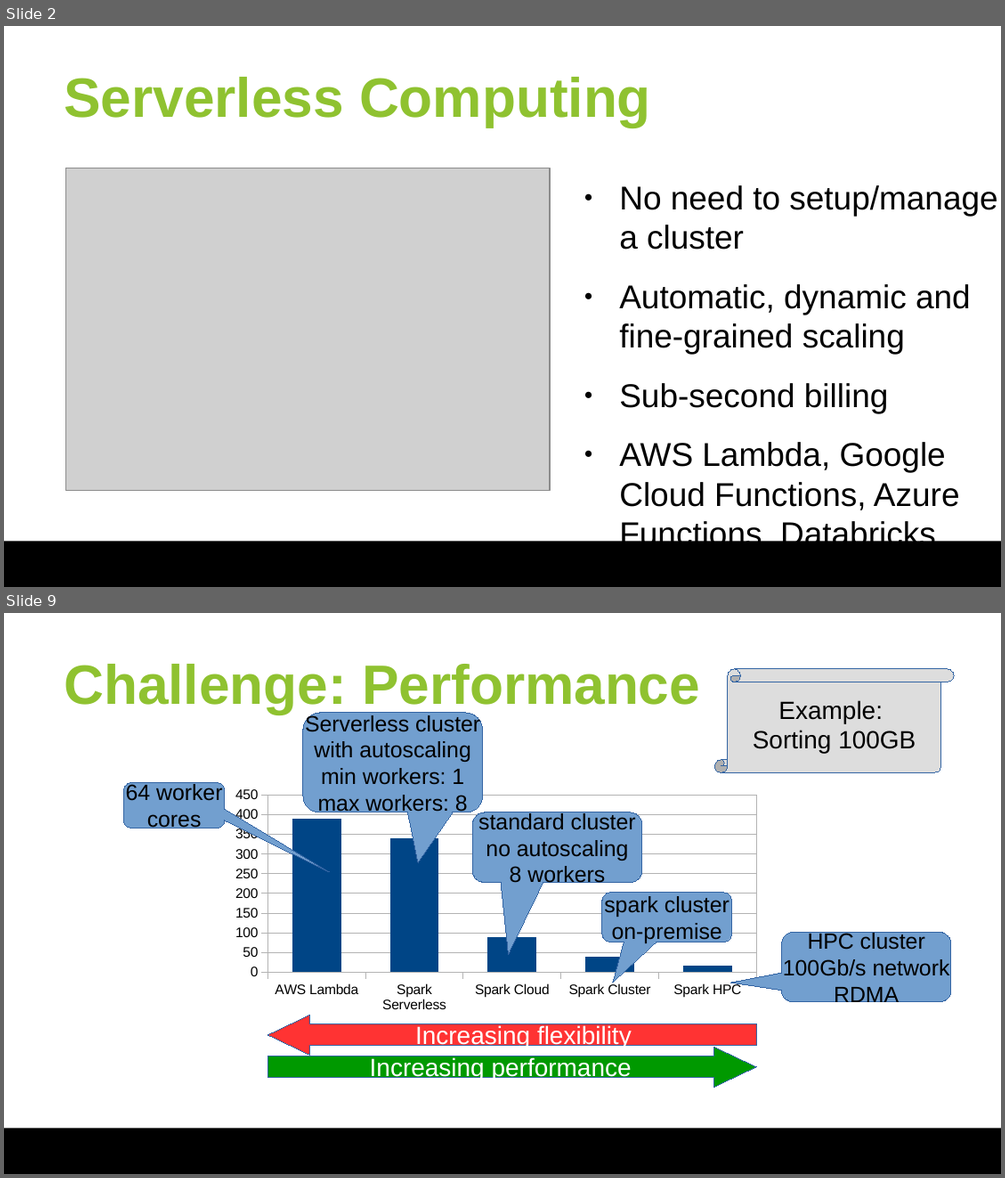
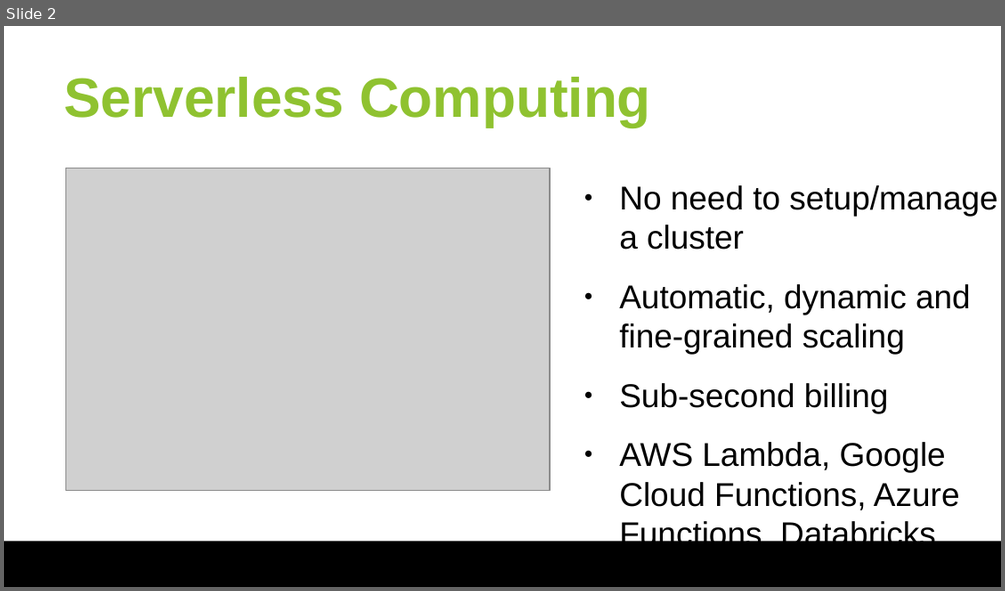
Before and after one commit to huangyibo/spark-summit-18, a slide deck: slides/spark-summit-18.odp. Shown one above the other, each under a label of ours: slides 2 and 9 before the commit, slide 2 after it; the slides between them are not shown. The pictures are 1005x1178 and 1005x591 pixels, drawn with LibreOffice and Linux fonts; fonts in the diff are those of the drawing; grey boxes stand for pictures; background and template pictures are left out. Boxes give left, top, right and bottom in pixels: in the first picture for what was removed or moved away, otherwise in the second. Text is boxed around its words. In the diff, an @@ line names an element or a change of style, - is before the commit and + after.

```diff
--- a/slides/spark-summit-18.odp
+++ b/slides/spark-summit-18.odp
@@ slide 9 removed at <box>4,613,1001,1174</box>, background #FFFFFF; not listed: 1 template element that a slide beside it also shows @@
@@ title removed at <box>64,664,700,714</box> @@
-Challenge: Performance
@@ vertical scroll removed at <box>715,669,954,772</box> @@
-Example:
-Sorting 100GB
@@ rounded speech box removed at <box>303,713,483,812</box> @@
-Serverless cluster
-with autoscaling
-min workers: 1
-max workers: 8
@@ rounded speech box removed at <box>123,782,225,828</box> @@
-64 worker
-cores
@@ column chart removed at <box>225,782,767,1018</box> @@
-categories: AWS Lambda, Spark Serverless, Spark Cloud, Spark Cluster, Spark HPC
-Series 1: 390, 340, 90, 40, 20
@@ rounded speech box removed at <box>472,812,642,882</box> @@
-standard cluster
-no autoscaling
-8 workers
@@ rounded speech box removed at <box>602,892,732,942</box> @@
-spark cluster
-on-premise
@@ rounded speech box removed at <box>782,932,951,1002</box> @@
-HPC cluster
-100Gb/s network
-RDMA
@@ left arrow removed at <box>268,1014,757,1054</box> @@
-Increasing flexibility
@@ left arrow removed at <box>268,1046,757,1086</box> @@
-Increasing performance
```
Also in this commit, not shown: 10 slides changed, 1 other file.
